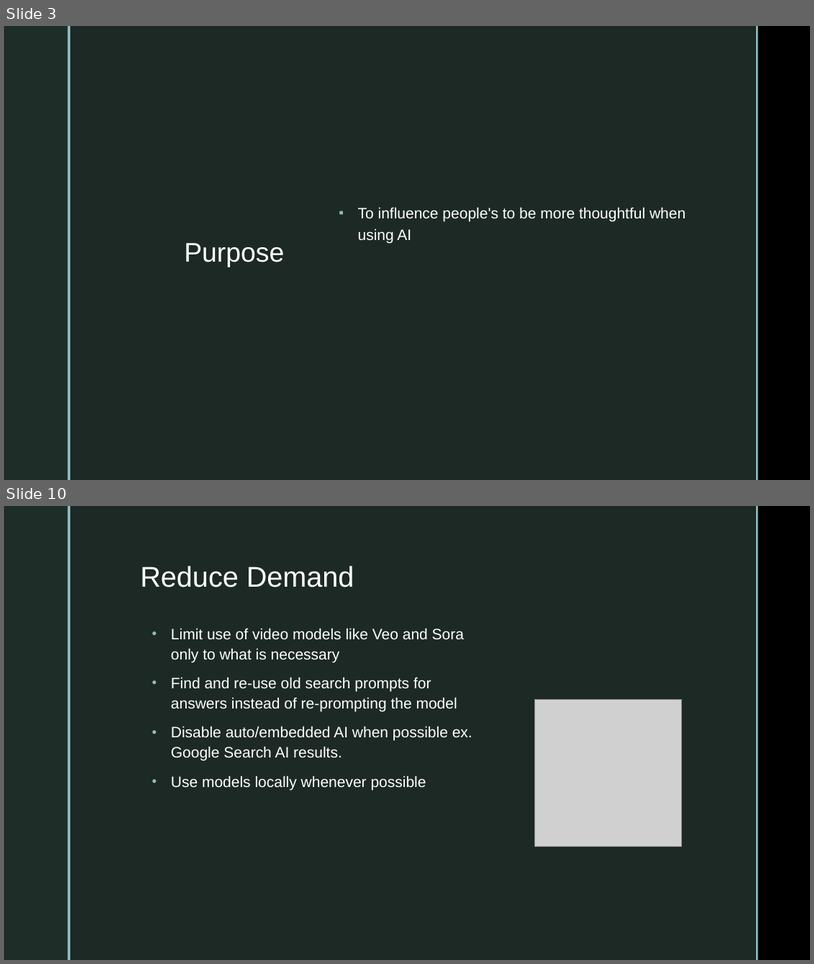
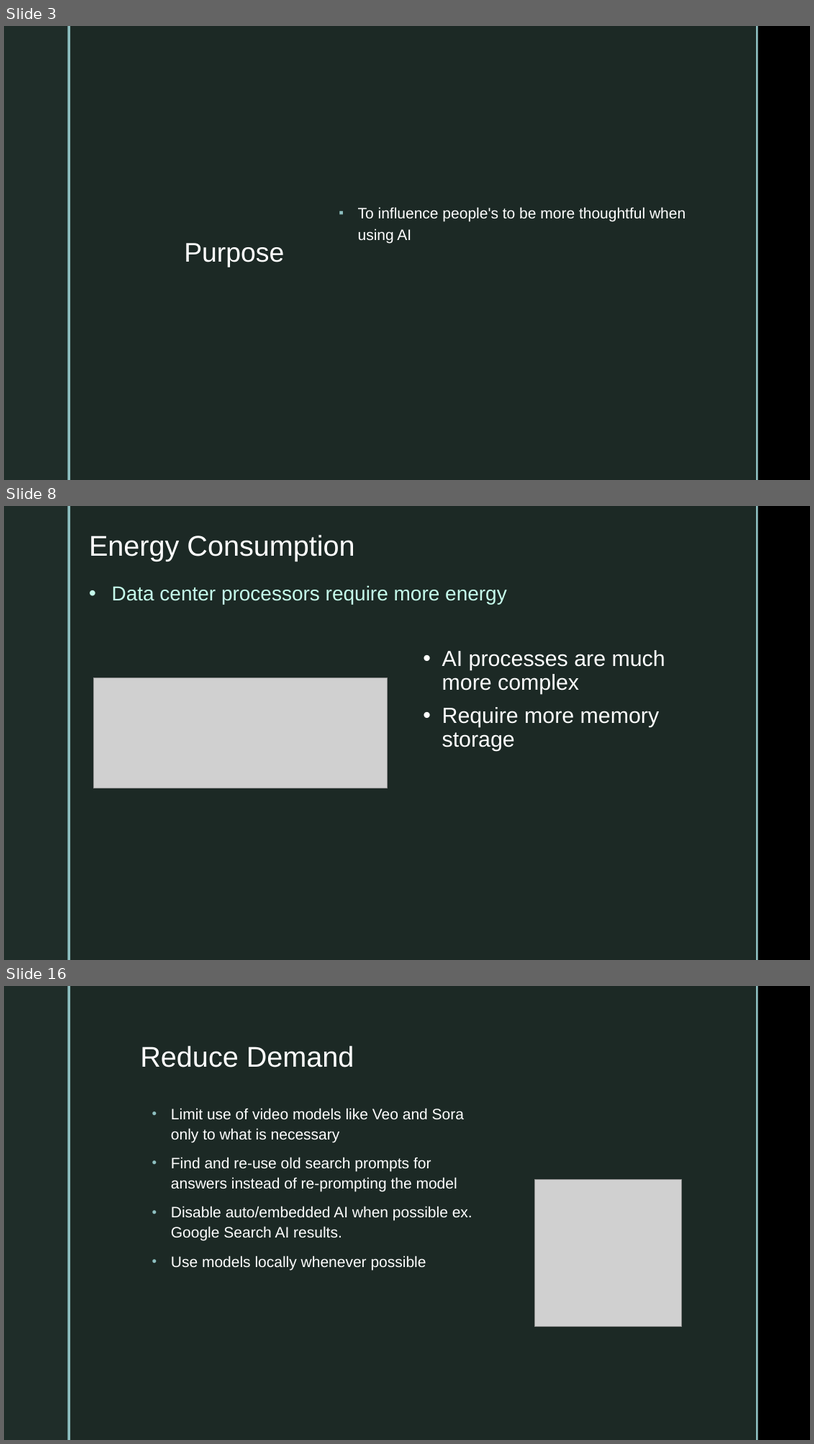
Before and after one commit to FelipeRestrepo101/ResponsibleAI, a slide deck: Presentations/ResponsibleAIPresentationV2.pptx. Shown one above the other, each under a label of ours: slides 3 and 10 before the commit, slides 3, 8 and 16 after it; the slides between them are not shown. The pictures are 814x964 and 814x1444 pixels, drawn with LibreOffice and Linux fonts; fonts in the diff are those of the drawing; grey boxes stand for pictures; background and template pictures are left out. Boxes give left, top, right and bottom in pixels: in the first picture for what was removed or moved away, otherwise in the second. Text is boxed around its words. In the diff, an @@ line names an element or a change of style, - is before the commit and + after.

```diff
--- a/Presentations/ResponsibleAIPresentationV2.pptx
+++ b/Presentations/ResponsibleAIPresentationV2.pptx
@@ slide 8 added at box(4, 506, 810, 960), background picture (left out); not listed: 4 template elements that a slide beside it also shows @@
@@ text added at box(89, 535, 355, 561), 34 pt, text #FFFFFF @@
+Energy Consumption
@@ text added at box(112, 585, 507, 605), 24 pt, text #C5FAEB @@
+• Data center processors require more energy
@@ text added at box(442, 650, 666, 751), 26 pt, text #FFFFFF @@
+• AI processes are much more complex
+• Require more memory storage
@@ picture added at box(93, 678, 387, 788) @@
@@ what was slide 10 is now slide 16 @@
```
Also in this commit, not shown: 9 slides changed, 8 other slides added, 4 slides removed, 9 other files.
